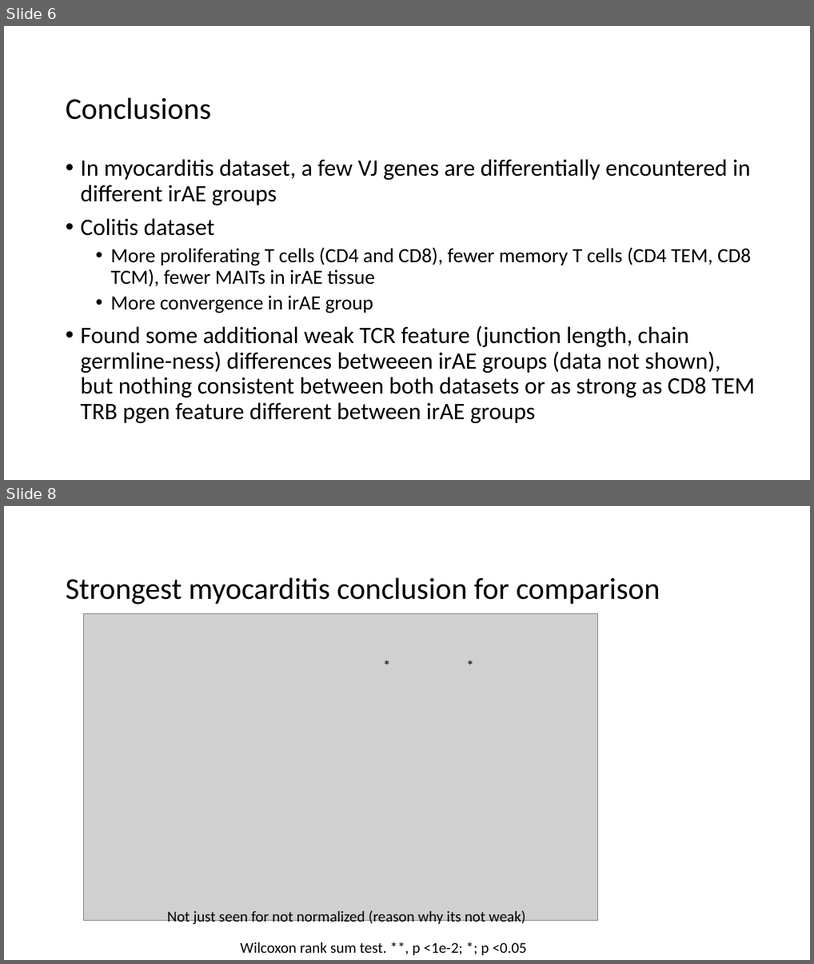
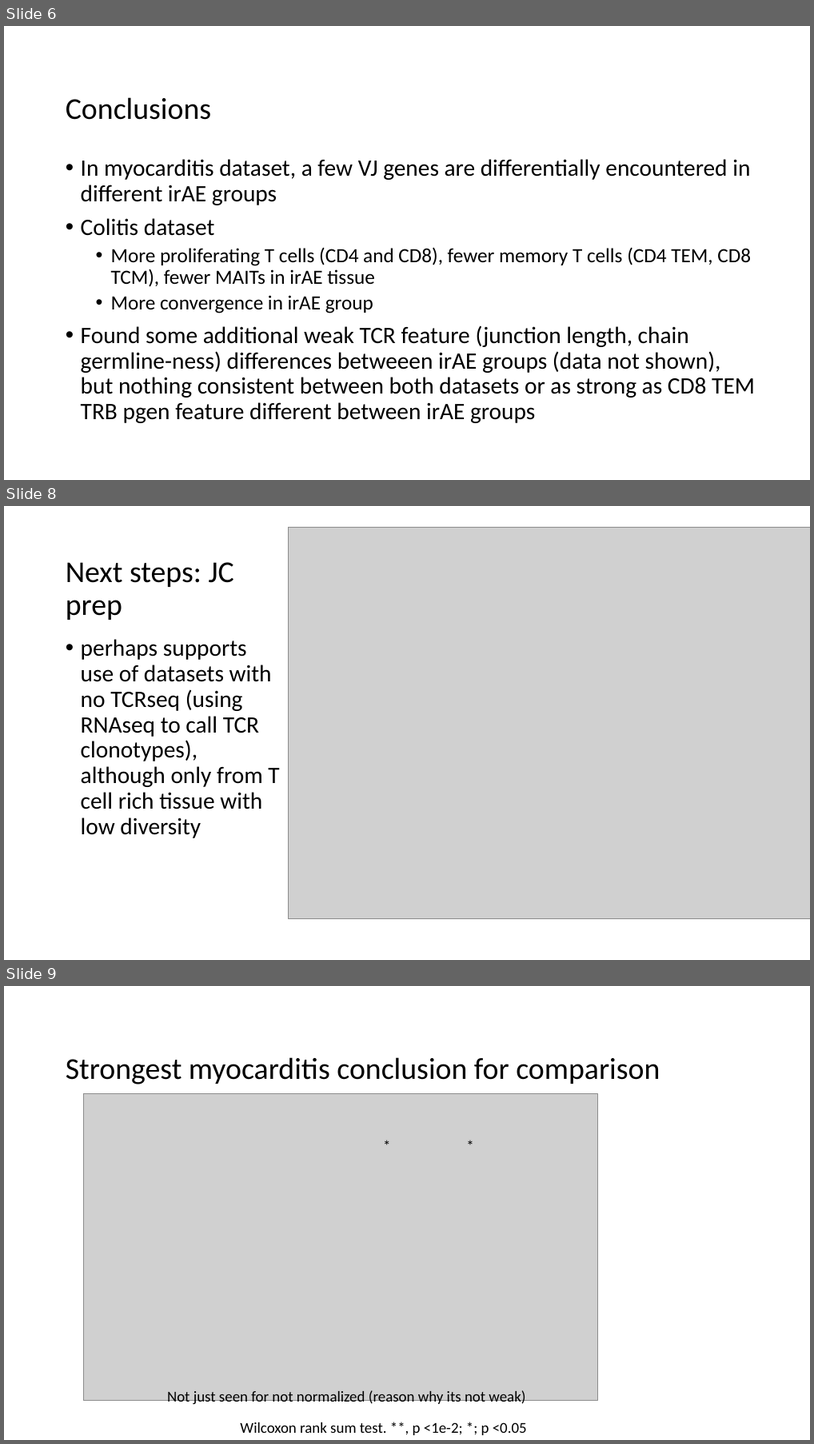
Before and after one commit to tybottorff/bottorffdocs, a slide deck: linsley_postdoc/presentations/weekly_meetings/1_4_24.pptx. Shown one above the other, each under a label of ours: slides 6 and 8 before the commit, slides 6, 8 and 9 after it; the slides between them are not shown. The pictures are 814x964 and 814x1444 pixels, drawn with LibreOffice and Linux fonts; fonts in the diff are those of the drawing; grey boxes stand for pictures. Boxes give left, top, right and bottom in pixels: in the first picture for what was removed or moved away, otherwise in the second. Text is boxed around its words. In the diff, an @@ line names an element or a change of style, - is before the commit and + after.

```diff
--- a/linsley_postdoc/presentations/weekly_meetings/1_4_24.pptx
+++ b/linsley_postdoc/presentations/weekly_meetings/1_4_24.pptx
@@ slide 8 added at (4, 506, 810, 960), background #FFFFFF @@
@@ picture added at (288, 527, 810, 919) @@
@@ title added at (66, 562, 234, 620), 36 pt, text #000000 @@
+Next steps: JC prep
@@ text added at (81, 639, 279, 838), 28 pt, text #000000 @@
+• perhaps supports use of datasets with no TCRseq (using RNAseq to call TCR clonotypes), although only from T cell rich tissue with low diversity
@@ what was slide 8 is now slide 9 @@
```
Also in this commit, not shown: 1 slide changed, 1 other file.
